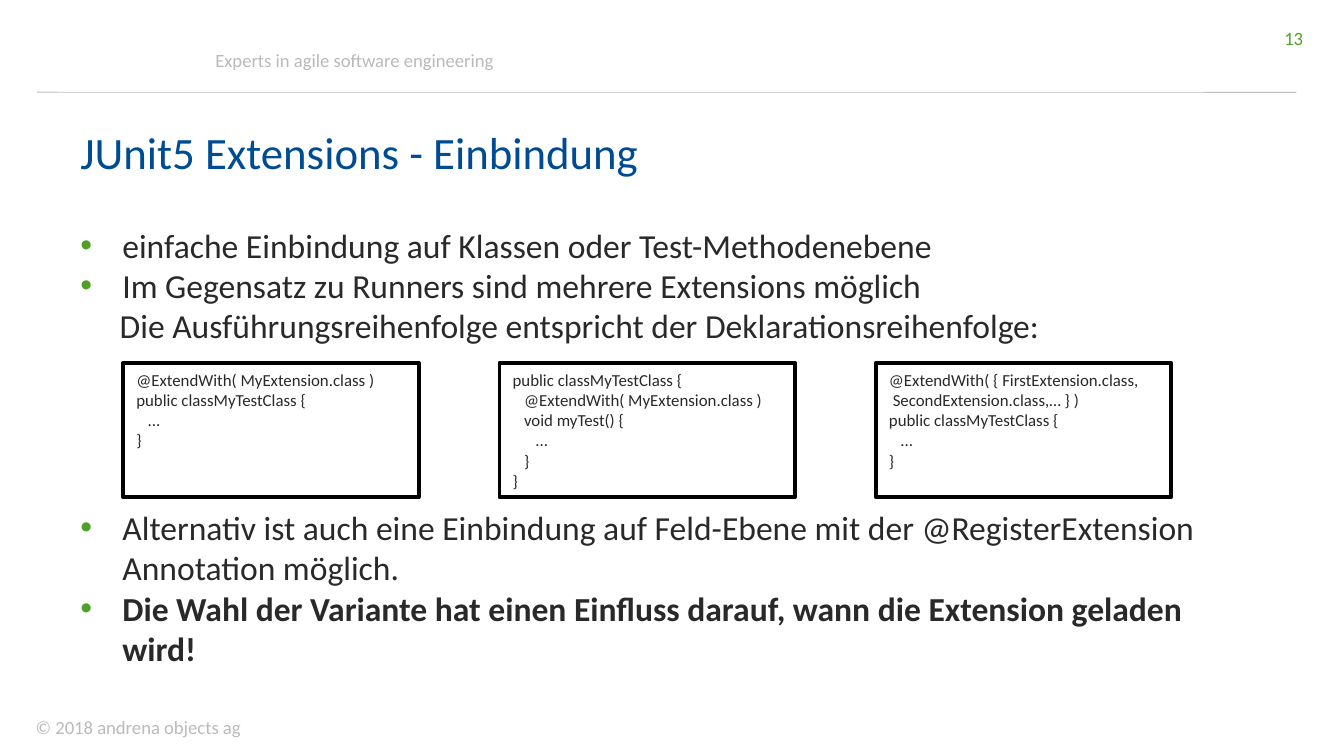
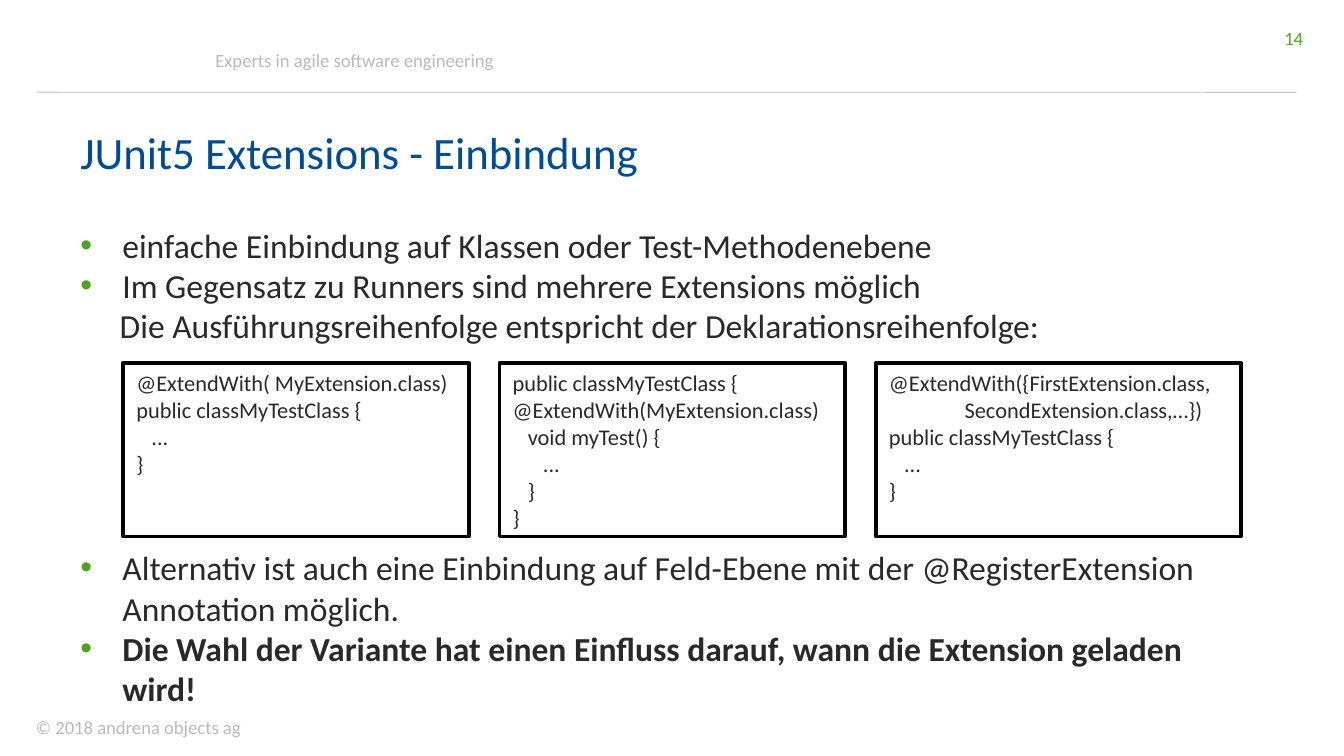
Before and after one commit to andrena/junit5-workshop-et-ka-2018, a slide deck: slide 14 of files/Folien.pptx (slide 13 before the commit). Drawn at 1344x756 pixels with LibreOffice and Linux fonts; fonts in the diff are those of the drawing; background and template pictures are left out. Boxes give left, top, right and bottom in pixels: in the first picture for what was removed or moved away, otherwise in the second. Text is boxed around its words. In the diff, an @@ line names an element or a change of style, - is before the commit and + after.

```diff
--- a/files/Folien.pptx
+++ b/files/Folien.pptx
@@ page number at box(1284, 33, 1303, 45): text changed @@
-13
+14
@@ text "einfache Einbindung auf Klassen oder ..." rewrapped from box(120, 234, 1194, 662) to box(120, 234, 1194, 702) @@
@@ rectangle "@ExtendWith( MyExtension.class)": place and size @@
-rectangle "@ExtendWith( MyExtension.class)" at box(124, 363, 419, 497)
+rectangle "@ExtendWith( MyExtension.class)" at box(124, 363, 469, 536)
@@ text in rectangle at box(136, 375, 448, 395): text changed; size 9 to 12 pt @@
-@ExtendWith( MyExtension.class )
+@ExtendWith( MyExtension.class)
@@ rectangle "public classMyTestClass {": place and size @@
-rectangle "public classMyTestClass {" at box(500, 363, 796, 497)
+rectangle "public classMyTestClass {" at box(500, 363, 845, 536)
@@ text in rectangle at box(513, 375, 726, 449): size 9 to 12 pt in "public classMyTestClass {", "void myTest() {", "...", "}" and 1 more places @@
@@ rectangle "@ExtendWith({FirstExtension.class,": place and size @@
-rectangle "@ExtendWith({FirstExtension.class," at box(876, 363, 1172, 497)
+rectangle "@ExtendWith({FirstExtension.class," at box(876, 363, 1242, 536)
@@ text in rectangle at box(889, 375, 1211, 421): text changed; size 9 to 12 pt @@
-@ExtendWith( { FirstExtension.class,
-SecondExtension.class,… } )
+@ExtendWith({FirstExtension.class,
+SecondExtension.class,…})
@@ text in rectangle at box(136, 402, 349, 422): size 9 to 12 pt in "public classMyTestClass {", "...", "}" @@
@@ text in rectangle at box(513, 402, 819, 422): text changed; size 9 to 12 pt @@
-@ExtendWith( MyExtension.class )
+@ExtendWith(MyExtension.class)
@@ text in rectangle at box(889, 429, 1102, 449): size 9 to 12 pt in "public classMyTestClass {", "...", "}" @@
```
Also in this commit, not shown: 13 other slides changed, 1 slide added.
